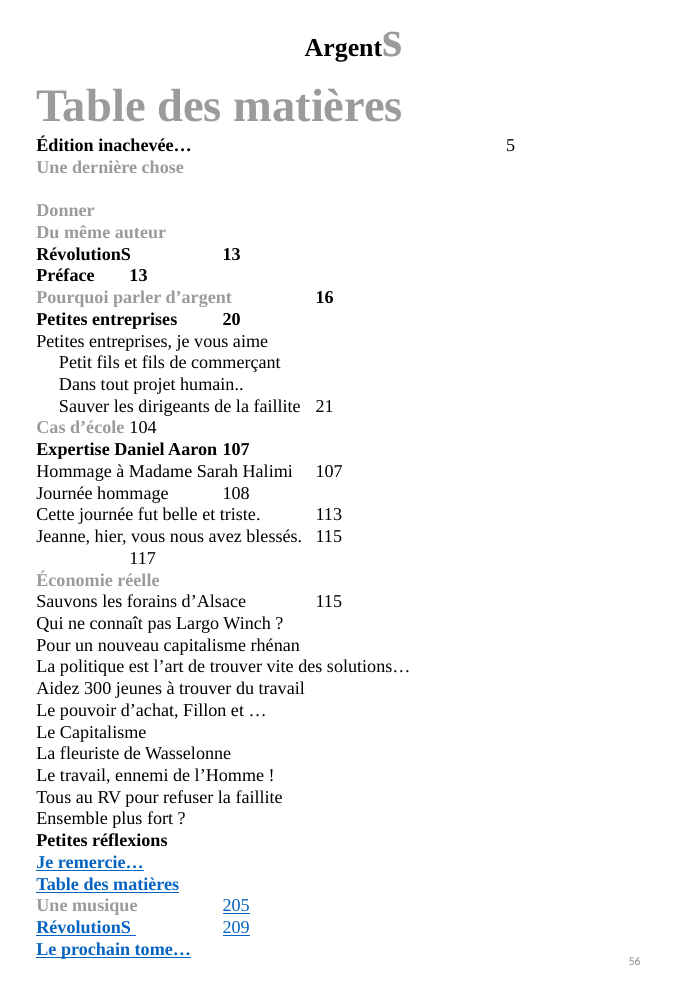
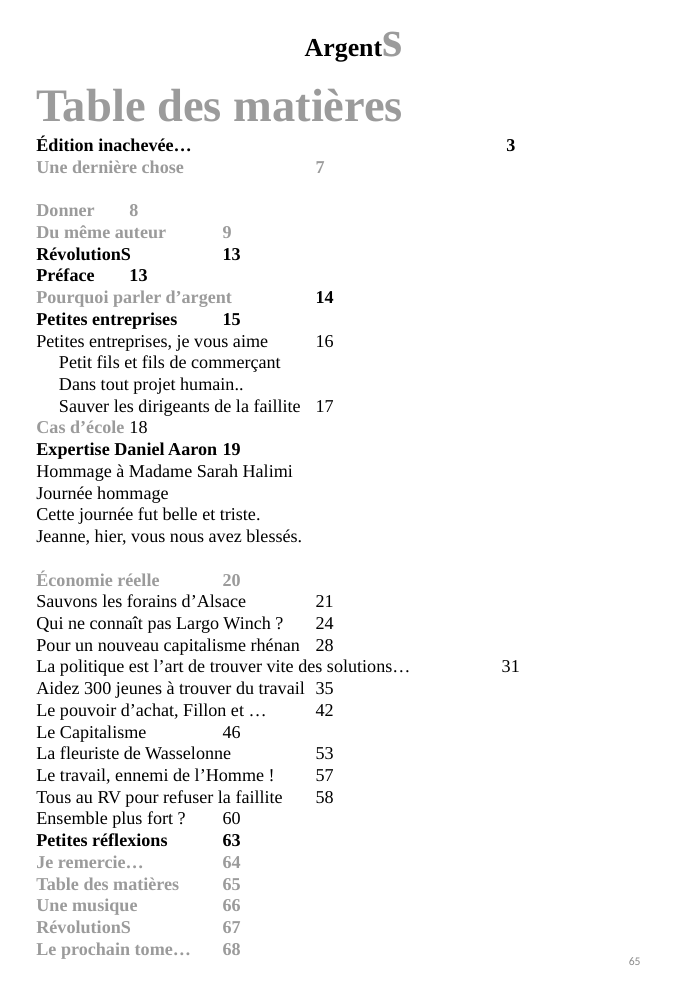
Before and after one commit to BenjaminLOUIS84/e_commerce, a slide deck: slide 65 of e_commerce/public/ppsx/tome3.ppsx (slide 56 before the commit). Drawn at 698x1008 pixels with LibreOffice and Linux fonts; fonts in the diff are those of the drawing. Boxes give left, top, right and bottom in pixels: in the first picture for what was removed or moved away, otherwise in the second. Text is boxed around its words. In the diff, an @@ line names an element or a change of style, - is before the commit and + after.

```diff
--- a/e_commerce/public/ppsx/tome3.ppsx
+++ b/e_commerce/public/ppsx/tome3.ppsx
@@ text at (x1=36, y1=137, x2=325, y2=238): text changed @@
-Édition inachevée… 5
-Une dernière chose
-Donner
-Du même auteur
+Édition inachevée… 3
+Une dernière chose 7
+Donner 8
+Du même auteur 9
@@ text at (x1=36, y1=290, x2=334, y2=351): text changed @@
-Pourquoi parler d’argent 16
-Petites entreprises 20
-Petites entreprises, je vous aime
+Pourquoi parler d’argent 14
+Petites entreprises 15
+Petites entreprises, je vous aime 16
@@ text at (x1=36, y1=399, x2=411, y2=959): text changed @@
-Sauver les dirigeants de la faillite 21
-Cas d’école 104
-Expertise Daniel Aaron 107
-Hommage à Madame Sarah Halimi 107
-Journée hommage 108
-Cette journée fut belle et triste. 113
-Jeanne, hier, vous nous avez blessés. 115
-117
-Économie réelle
-Sauvons les forains d’Alsace 115
-Qui ne connaît pas Largo Winch ?
-Pour un nouveau capitalisme rhénan
-La politique est l’art de trouver vite des solutions…
-Aidez 300 jeunes à trouver du travail
-Le pouvoir d’achat, Fillon et …
-Le Capitalisme
-La fleuriste de Wasselonne
-Le travail, ennemi de l’Homme !
-Tous au RV pour refuser la faillite
-Ensemble plus fort ?
-Petites réflexions
-Je remercie…
-Table des matières
-Une musique 205
-RévolutionS 209
-Le prochain tome…
+Sauver les dirigeants de la faillite 17
+Cas d’école 18
+Expertise Daniel Aaron 19
+Hommage à Madame Sarah Halimi
+Journée hommage
+Cette journée fut belle et triste.
+Jeanne, hier, vous nous avez blessés.
+Économie réelle 20
+Sauvons les forains d’Alsace 21
+Qui ne connaît pas Largo Winch ? 24
+Pour un nouveau capitalisme rhénan 28
+La politique est l’art de trouver vite des solutions… 31
+Aidez 300 jeunes à trouver du travail 35
+Le pouvoir d’achat, Fillon et … 42
+Le Capitalisme 46
+La fleuriste de Wasselonne 53
+Le travail, ennemi de l’Homme ! 57
+Tous au RV pour refuser la faillite 58
+Ensemble plus fort ? 60
+Petites réflexions 63
+Je remercie… 64
+Table des matières 65
+Une musique 66
+RévolutionS 67
+Le prochain tome… 68
@@ page number at (x1=629, y1=957, x2=641, y2=965): text changed @@
-56
+65
```
Also in this commit, not shown: 35 other slides changed, 9 slides added.
